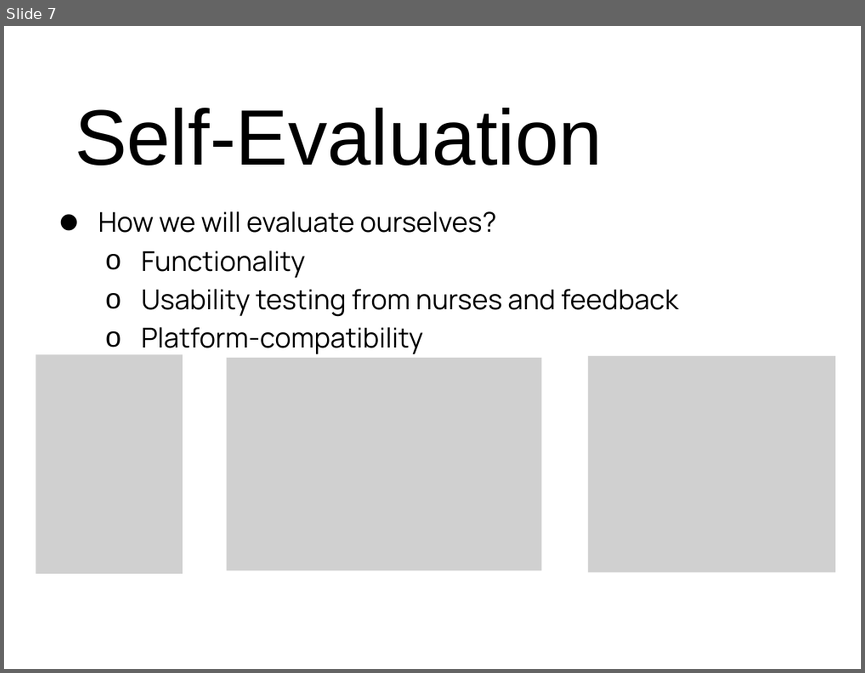
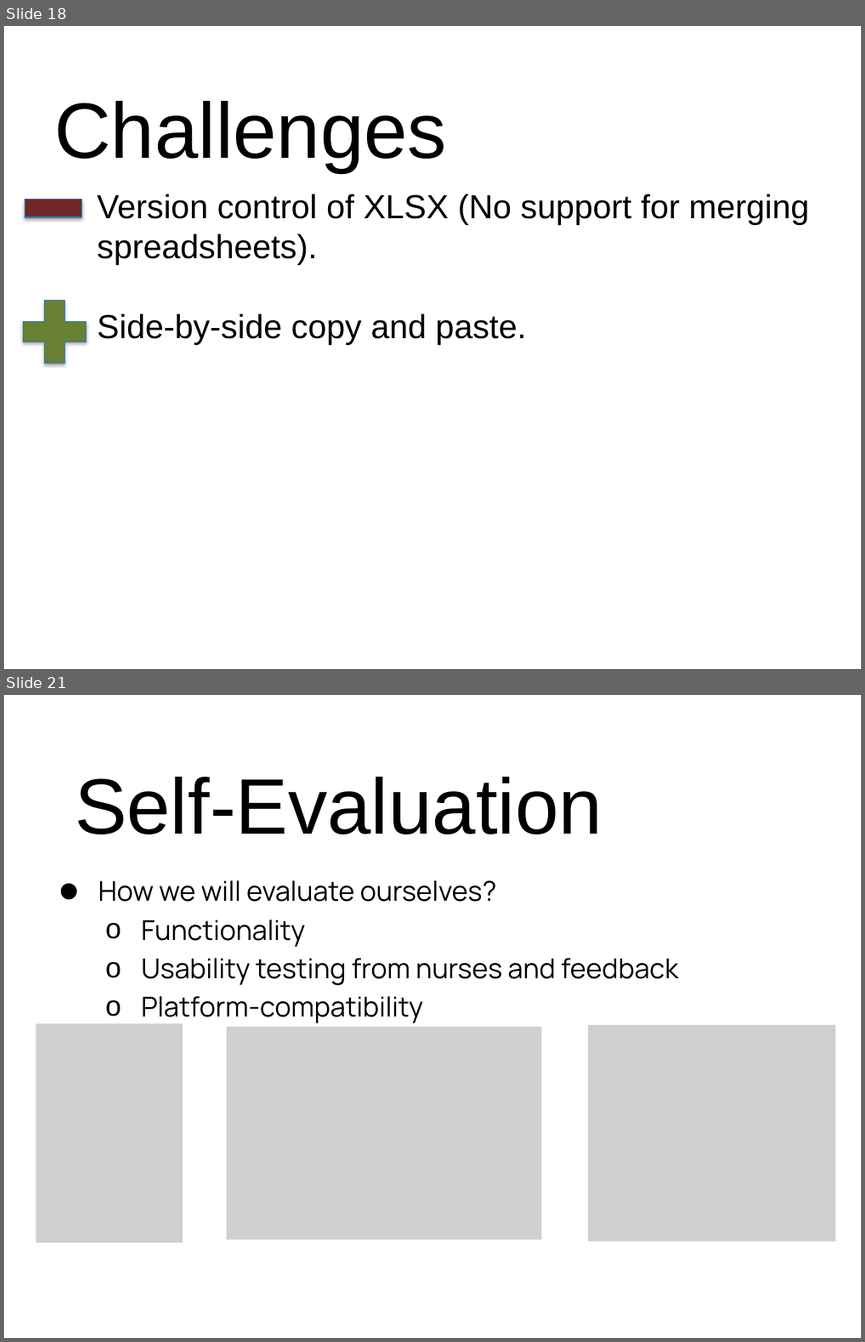
Before and after one commit to xiaoj/481web, a slide deck: presentation/Final Presentation.pptx. Shown one above the other, each under a label of ours: slide 7 before the commit, slides 18 and 21 after it; the slides between them are not shown. The pictures are 865x673 and 865x1342 pixels, drawn with LibreOffice and Linux fonts; fonts in the diff are those of the drawing; grey boxes stand for pictures; background and template pictures are left out. Boxes give left, top, right and bottom in pixels: in the first picture for what was removed or moved away, otherwise in the second. Text is boxed around its words. In the diff, an @@ line names an element or a change of style, - is before the commit and + after.

```diff
--- a/presentation/Final Presentation.pptx
+++ b/presentation/Final Presentation.pptx
@@ slide 18 added at box(4, 26, 861, 669), background picture (left out) @@
@@ title added at box(54, 101, 447, 171), 66 pt, text #000000 @@
+Challenges
@@ math minus added at box(15, 170, 92, 247), fill #712627, outline #367EB9 0.75 pt @@
@@ text added at box(97, 193, 810, 345), 28 pt, text #000000 @@
+Version control of XLSX (No support for merging spreadsheets).
+Side-by-side copy and paste.
@@ plus sign added at box(12, 289, 98, 374), fill #688031, outline #367EB9 0.75 pt @@
@@ what was slide 7 is now slide 21 @@
```
Also in this commit, not shown: 15 other slides added, 2 slides removed.
